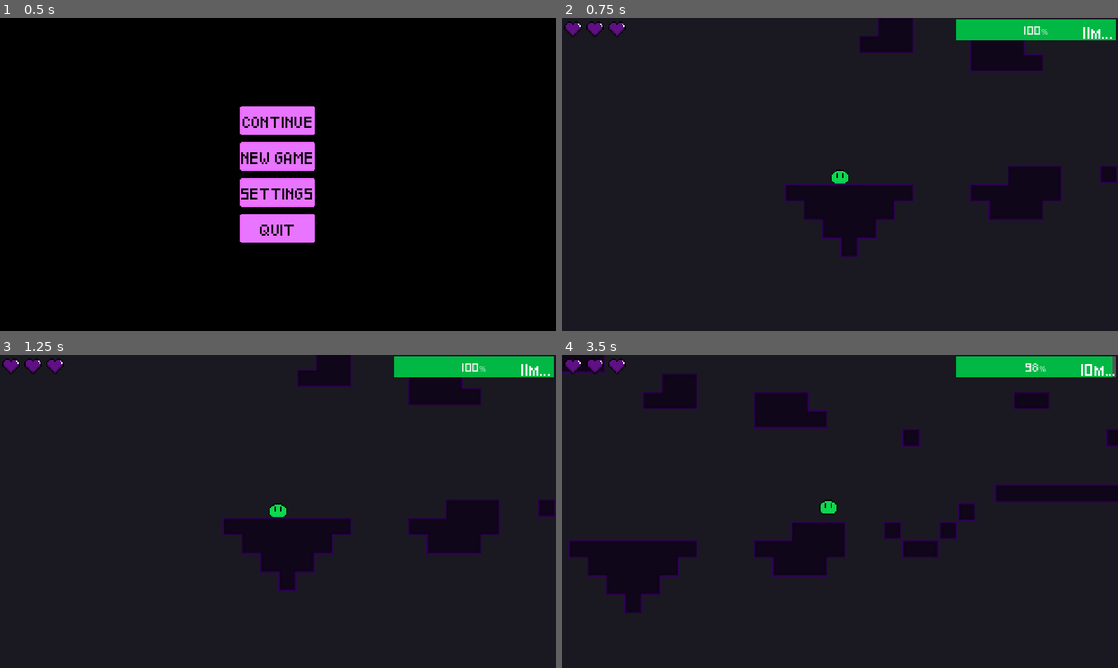
Above: before the commit, frames 1-4 (two rows, left to right).
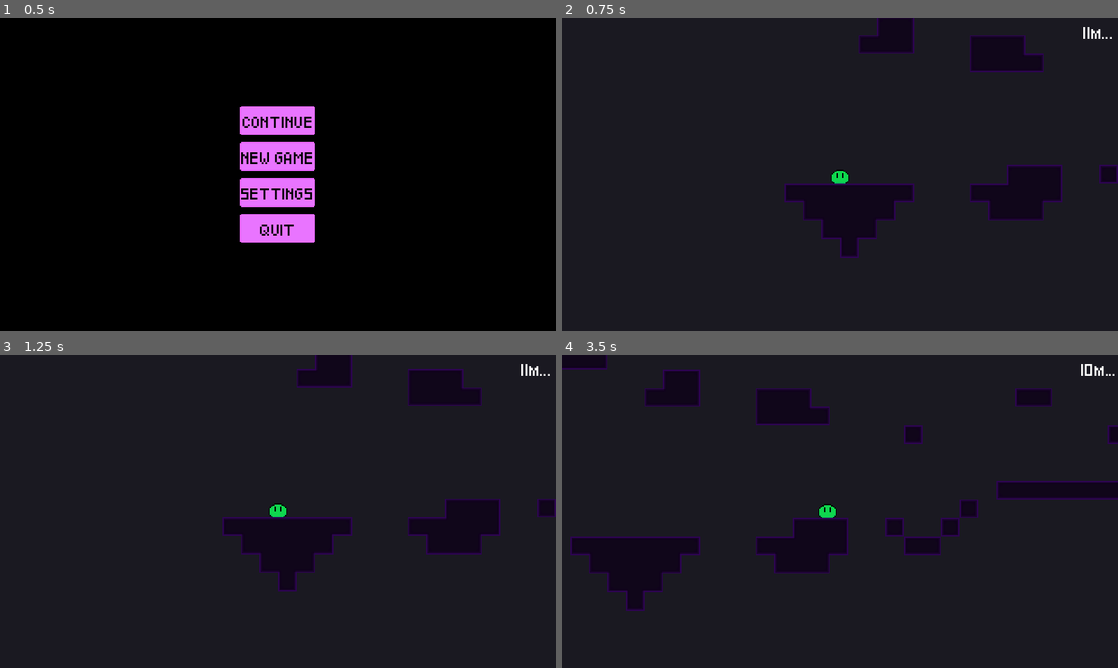
Above: after the commit, the same moments.

Repository: StormLight14/void-ascender
Game: Godot game, scene res://ui/menu/menu_ui.tscn
The game is run twice, just before and just after one commit, with the same random seed, the same clock (stepped at 60 frames per second) and the same inputs.
Inputs:
- Up to frame 1 (0.5 s): no input
- Up to frame 2 (0.75 s): click "NEW GAME" at 0.5 s
- Up to frame 3 (1.25 s): no input
- Up to frame 4 (3.5 s): hold Shift (climb) 1.28-2.03 s; hold D (right) 1.28-2.78 s; tap Space (jump) at 1.52, 2.27 s; tap Shift (climb) at 2.1 s; hold A (left) from 2.78 s (still down); hold Shift (climb) from 2.78 s (still down)

Frame 1 is identical in both runs. In frame 2, 2.2% of the frame differs, in the area x 0-100%, y 0-8%; in frame 3, 2.2%; in frame 4, 4.8%, in the area x 0-100%, y 0-83%.

Commit message:
remove heart system

Diff:
--- a/player/player.gd
+++ b/player/player.gd
@@ -23,13 +23,11 @@
 @onready var hearts = %Hearts
 @onready var stamina_timer = %StaminaTimer
 
-@export var player_hearts = 3
-
 signal killed
 
 func _ready():
 	update_climb_ui()
-	update_hearts()
+	#update_hearts()
 
 func _physics_process(delta):
 	match state:
@@ -130,6 +128,7 @@
 	if not is_on_floor():
 		velocity.y += gravity * gravity_scale * delta
 
+"""
 func update_hearts():
 	var heart = preload("res://ui/heart.tscn")
 	for heart_node in hearts.get_children():
@@ -137,16 +136,10 @@
 
 	for i in range(player_hearts):
 		hearts.add_child(heart.instantiate())
+"""
 
 func _on_hurtbox_area_entered(area):
-	if area.get_node("Hazard").hazard_type != "void" and player_hearts > 1:
-		player_hearts -= 1
-		update_hearts()
-		return
-
 	killed.emit()
-	player_hearts = 3
-	update_hearts()
 
 func _on_stamina_timer_timeout():
 	can_regenerate_stamina = true
--- a/player/player.tscn
+++ b/player/player.tscn
@@ -18,7 +18,7 @@
 size = Vector2(10, 18)
 
 [sub_resource type="RectangleShape2D" id="RectangleShape2D_lpfh6"]
-size = Vector2(1, 12)
+size = Vector2(1, 10)
 
 [node name="Player" type="CharacterBody2D"]
 collision_layer = 8
@@ -30,6 +30,7 @@
 
 [node name="Hearts" type="HBoxContainer" parent="PlayerUI"]
 unique_name_in_owner = true
+visible = false
 anchors_preset = 10
 anchor_right = 1.0
 offset_left = 2.0
@@ -40,6 +41,7 @@
 
 [node name="ProgressBar" type="ProgressBar" parent="PlayerUI"]
 unique_name_in_owner = true
+visible = false
 offset_left = 340.0
 offset_top = 1.0
 offset_right = 478.0
